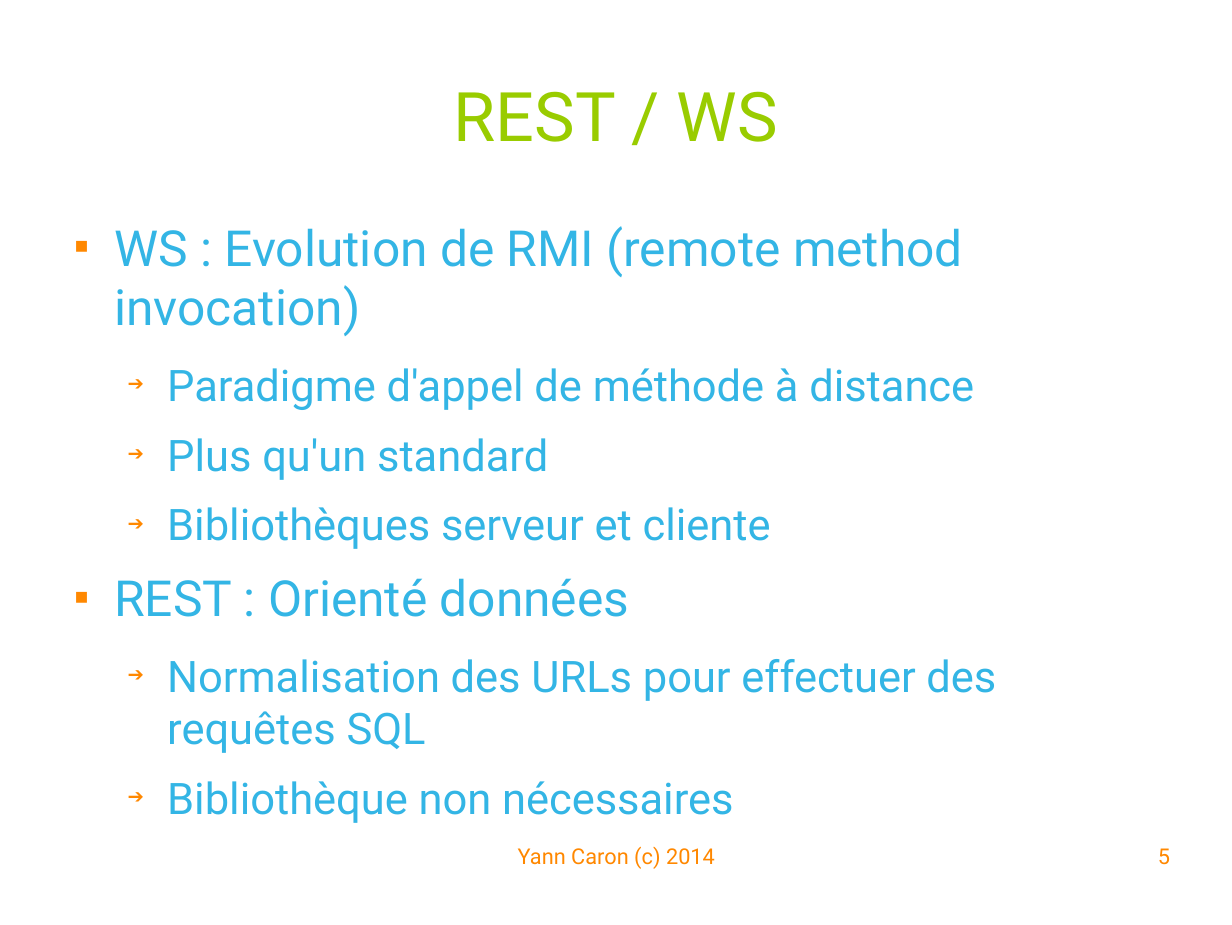
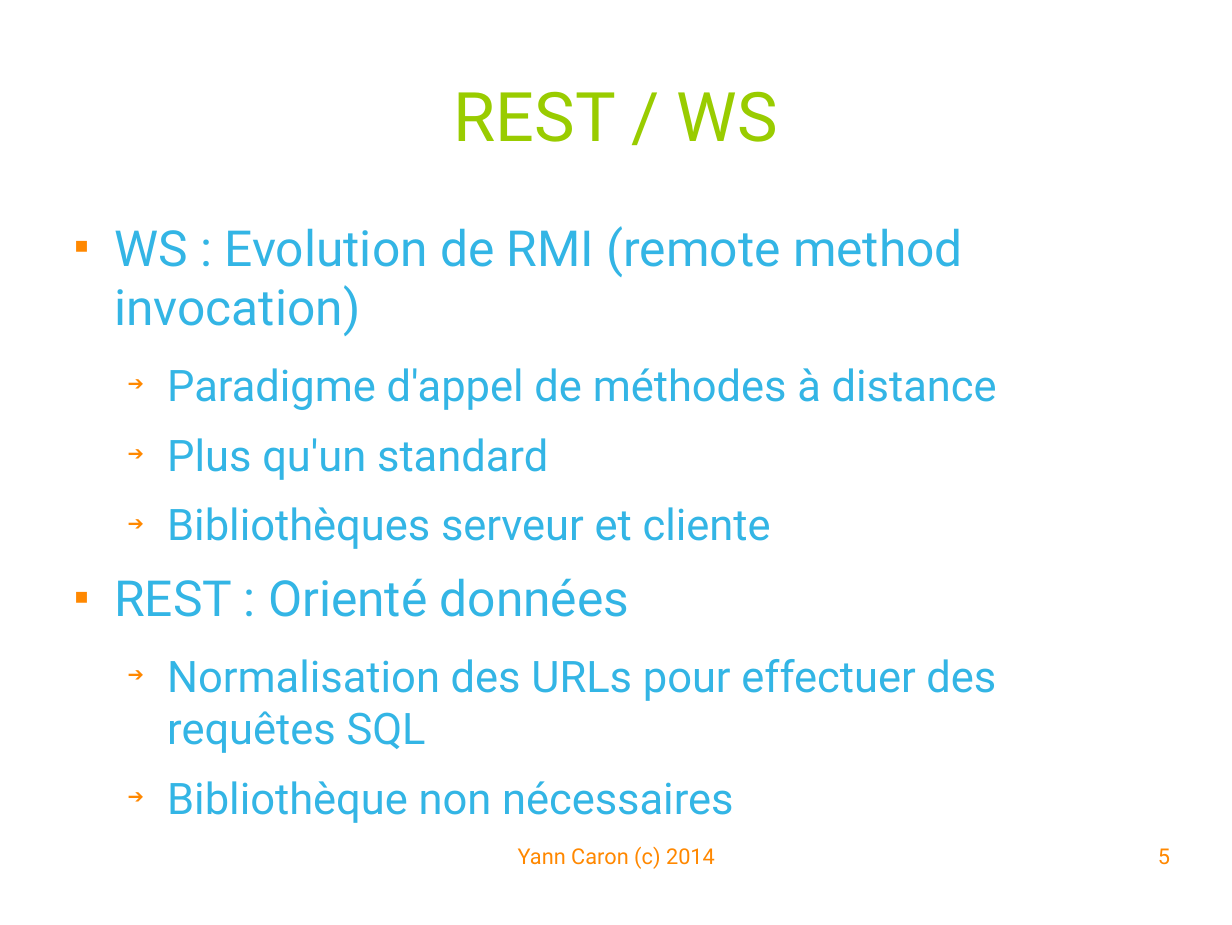
Before and after one commit to YannCaron/Android-ENSG, a slide deck: slide 5 of 09 - WebServices.odp. Drawn at 1232x925 pixels with LibreOffice and Linux fonts; fonts in the diff are those of the drawing; background and template pictures are left out. Boxes give left, top, right and bottom in pixels: in the first picture for what was removed or moved away, otherwise in the second. Text is boxed around its words. In the diff, an @@ line names an element or a change of style, - is before the commit and + after.

```diff
--- a/09 - WebServices.odp
+++ b/09 - WebServices.odp
@@ text at bbox=[167, 368, 997, 410]: text changed @@
-  ➔ Paradigme d'appel de méthode à distance
+  ➔ Paradigme d'appel de méthodes à distance
```
Also in this commit, not shown: 10 other slides changed, 2 slides added, 1 slide removed, 15 other files.
